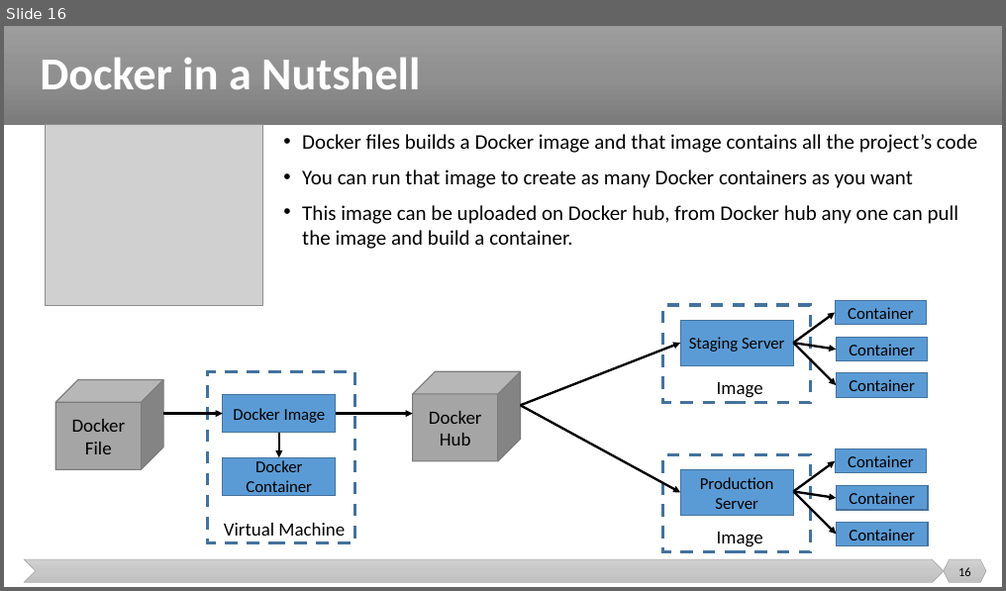
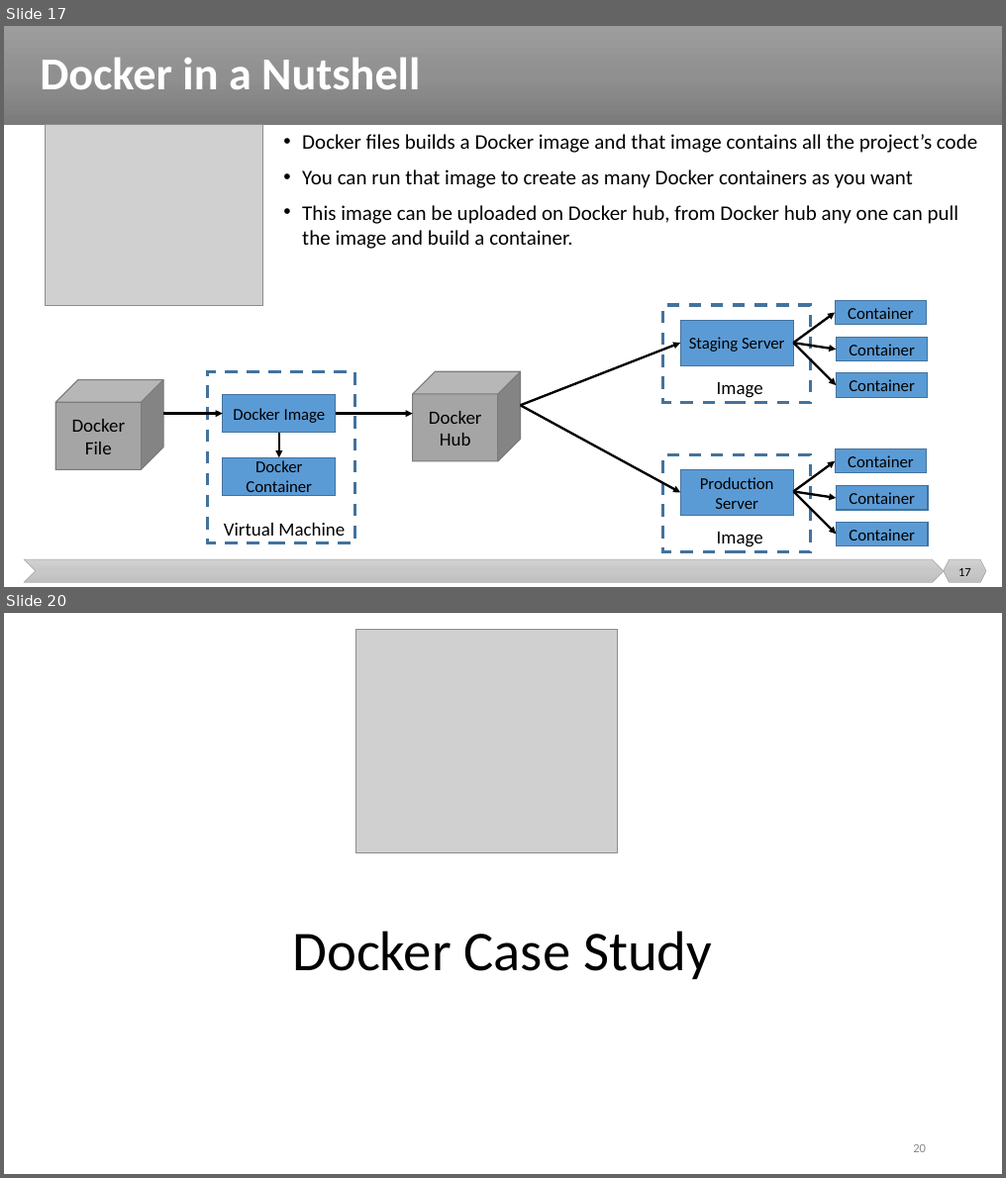
Before and after one commit to malenezi/malenezi, a slide deck: SE489/Lectures/4-Containerization/Containerization.pptx. Shown one above the other, each under a label of ours: slide 16 before the commit, slides 17 and 20 after it; the slides between them are not shown. The pictures are 1006x591 and 1006x1178 pixels, drawn with LibreOffice and Linux fonts; fonts in the diff are those of the drawing; grey boxes stand for pictures. Boxes give left, top, right and bottom in pixels: in the first picture for what was removed or moved away, otherwise in the second. Text is boxed around its words. In the diff, an @@ line names an element or a change of style, - is before the commit and + after.

```diff
--- a/SE489/Lectures/4-Containerization/Containerization.pptx
+++ b/SE489/Lectures/4-Containerization/Containerization.pptx
@@ slide 20 added at [4,613,1002,1174], background #FFFFFF @@
@@ picture added at [355,630,618,854] @@
@@ title added at [292,931,712,979], 54 pt, text #000000 @@
+Docker Case Study
@@ page number added at [913,1145,926,1153], 12 pt, text #8C8C8C @@
+20
@@ what was slide 16 is now slide 17 @@
@@ page number at [958,569,971,576]: text changed @@
-16
+17
```
Also in this commit, not shown: 17 other slides added.
